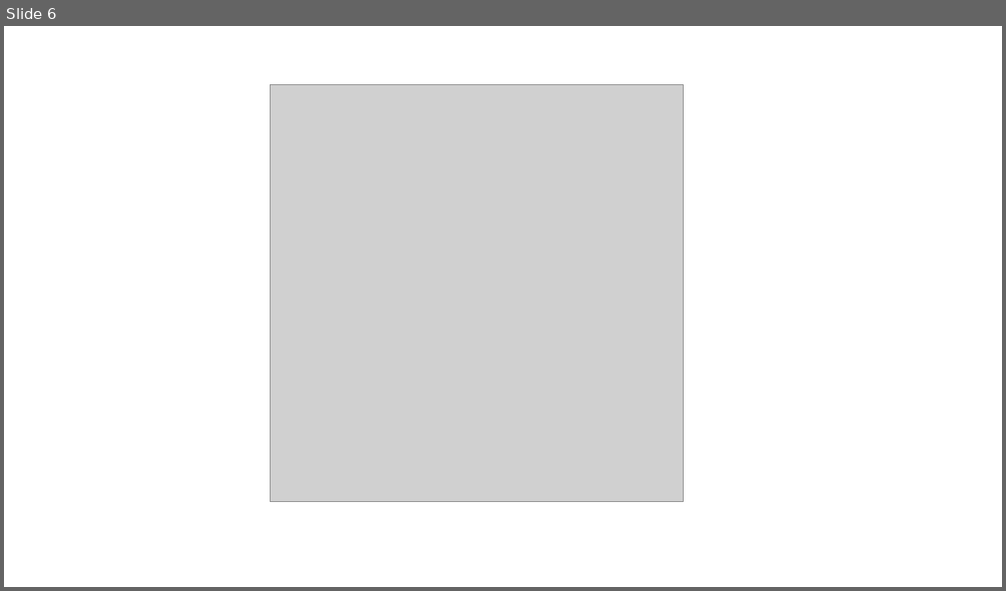
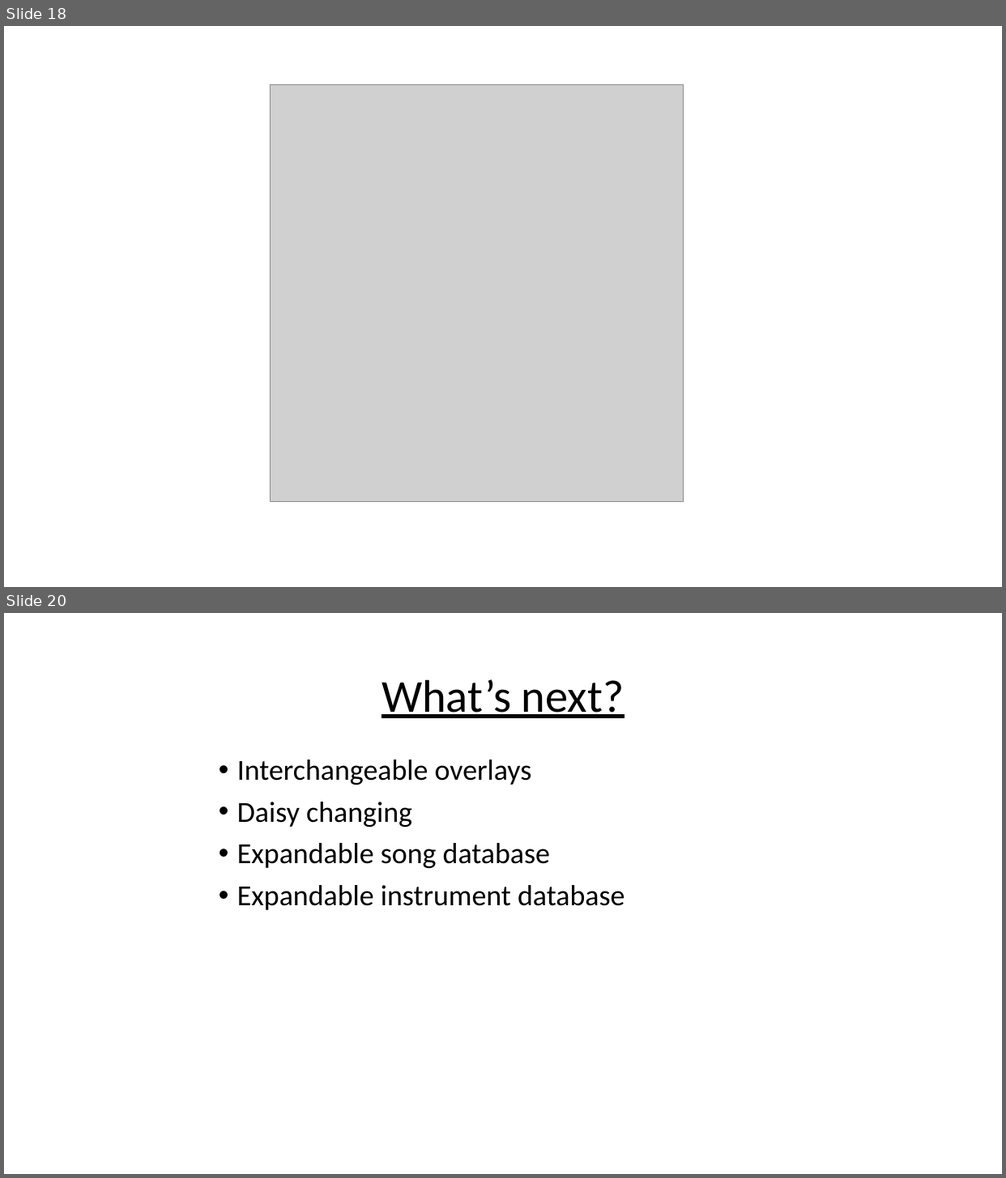
Before and after one commit to AP-Elektronica-ICT/intprojectrepo-piago, a slide deck: Mockups/Piago_Pitch.pptx. Shown one above the other, each under a label of ours: slide 6 before the commit, slides 18 and 20 after it; the slides between them are not shown. The pictures are 1006x591 and 1006x1178 pixels, drawn with LibreOffice and Linux fonts; fonts in the diff are those of the drawing; grey boxes stand for pictures. Boxes give left, top, right and bottom in pixels: in the first picture for what was removed or moved away, otherwise in the second. Text is boxed around its words. In the diff, an @@ line names an element or a change of style, - is before the commit and + after.

```diff
--- a/Mockups/Piago_Pitch.pptx
+++ b/Mockups/Piago_Pitch.pptx
@@ slide 20 added at (x1=4, y1=613, x2=1002, y2=1174), background #FFFFFF @@
@@ title added at (x1=381, y1=679, x2=624, y2=718), 44 pt, text #000000, underline @@
+What’s next?
@@ text added at (x1=237, y1=760, x2=624, y2=910), 28 pt, text #000000 @@
+• Interchangeable overlays
+• Daisy changing
+• Expandable song database
+• Expandable instrument database
@@ what was slide 6 is now slide 18 @@
```
Also in this commit, not shown: 1 slide changed, 14 other slides added, 2 slides removed, 7 other files.
